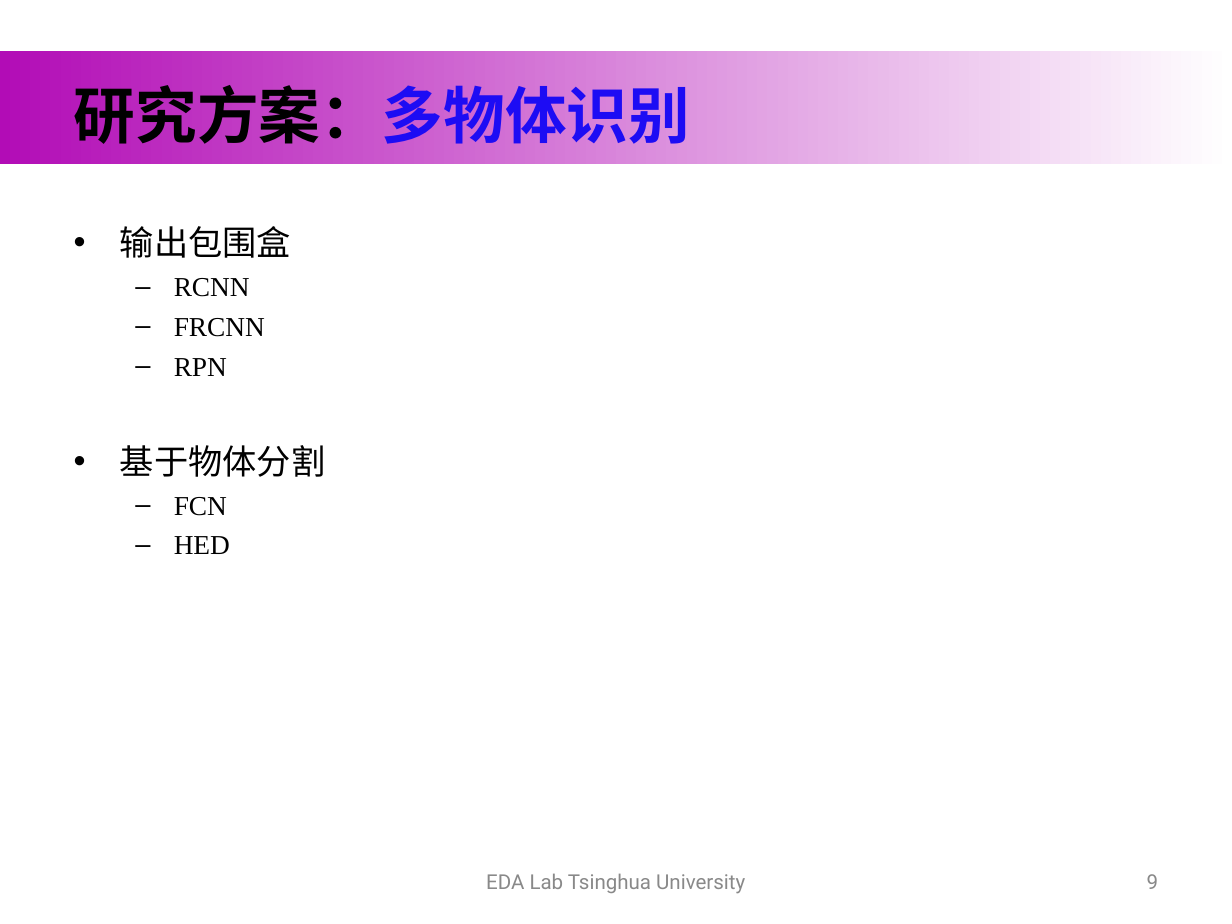
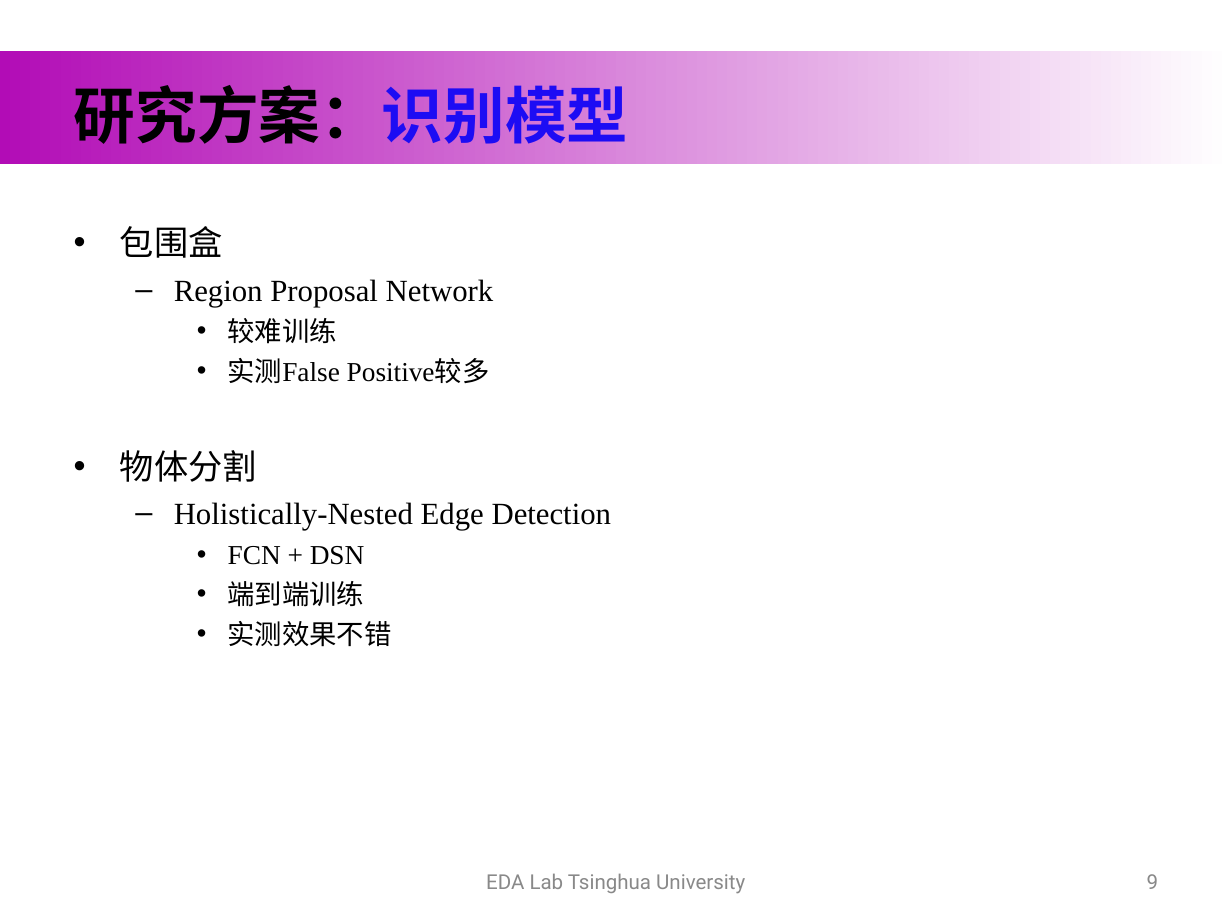
Before and after one commit to hewr1993/graduate_thesis, a slide deck: slide 9 of formal_materials/publish/midterm/中期.ppt. Drawn at 1232x924 pixels with LibreOffice and Linux fonts; fonts in the diff are those of the drawing; background and template pictures are left out. Boxes give left, top, right and bottom in pixels: in the first picture for what was removed or moved away, otherwise in the second. Text is boxed around its words. In the diff, an @@ line names an element or a change of style, - is before the commit and + after.

```diff
--- a/formal_materials/publish/midterm/中期.ppt
+++ b/formal_materials/publish/midterm/中期.ppt
@@ title at [74,75,628,154]: text changed @@
-研究方案：多物体识别
+研究方案：识别模型
@@ text at [120,226,612,647]: text changed; size 16 to 18 pt @@
-• 输出包围盒
-  – RCNN
-  – FRCNN
-  – RPN
-• 基于物体分割
-  – FCN
-  – HED
+• 包围盒
+  – Region Proposal Network
+    • 较难训练
+    • 实测False Positive较多
+• 物体分割
+  – Holistically-Nested Edge Detection
+    • FCN + DSN
+    • 端到端训练
+    • 实测效果不错
```
Also in this commit, not shown: 5 other slides changed, 2 slides added, 3 slides removed, 2 other files.
